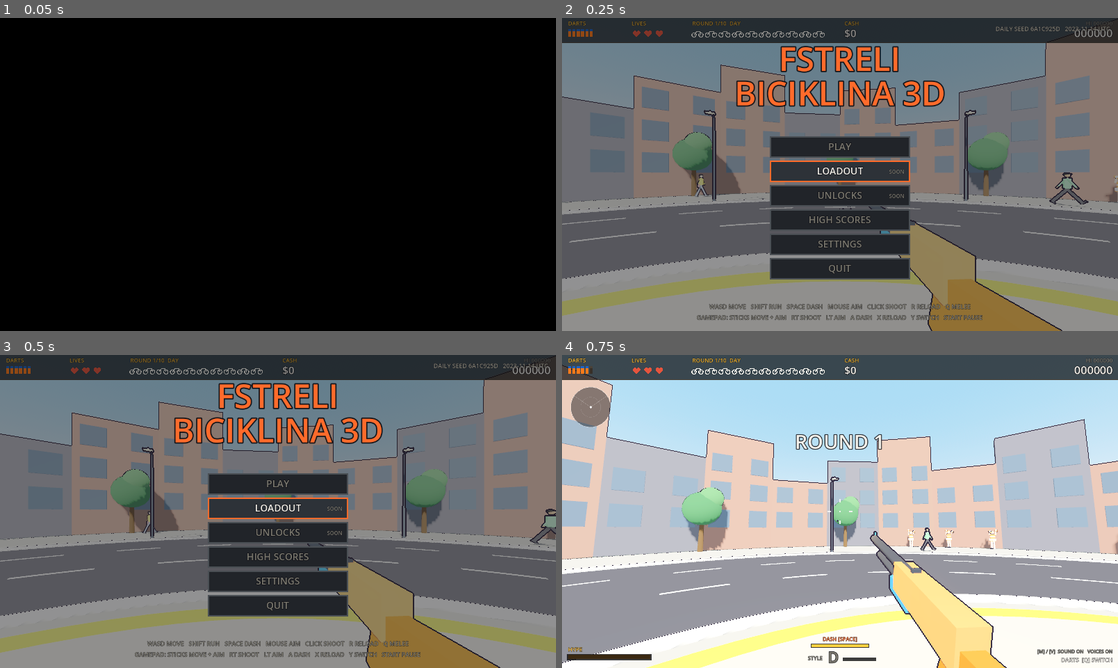
Above: before the commit, frames 1-4 (two rows, left to right).
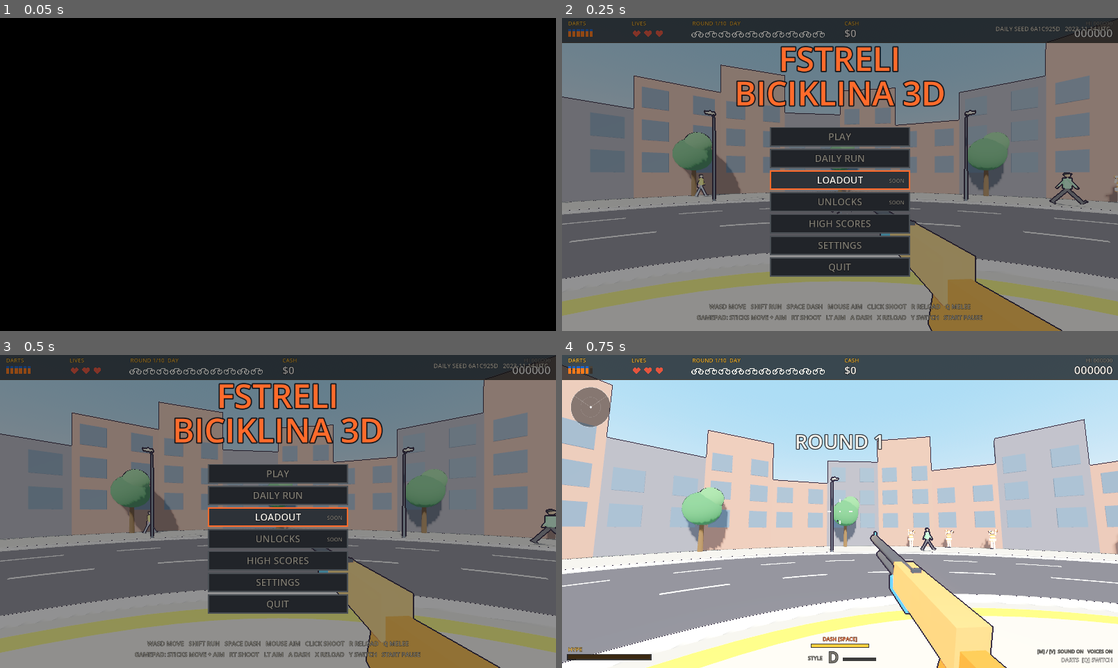
Above: after the commit, the same moments.

Repository: GVihi/FstreliBiciklina3D
Game: Godot game, scene res://main.tscn
The game is run twice, just before and just after one commit, with the same random seed, the same clock (stepped at 60 frames per second) and the same inputs.
Inputs (mouse positions are in pixels of both pictures, inside the frame that each line leads up to):
- Up to frame 1 (0.05 s): no input
- Up to frame 2 (0.25 s): no input
- Up to frame 3 (0.5 s): no input
- Up to frame 4 (0.75 s): tap Enter at 0.5 s; move the mouse to (962, 495) at 0.52 s; hold Right from 0.53 s (still down); tap R at 0.6 s; click (962, 495) at 0.67 s

Frame 1 is identical in both runs. In frame 2, 5.1% of the frame differs, in the area x 37-63%, y 34-84%; in frame 3, 5.1%; in frame 4, nothing differs.

Commit message:
Add Daily Run mode that uses the daily seed
A new DAILY RUN entry on the title menu starts a run whose layout comes
from the daily seed: rider types/kits/waves, shop and upgrade offers
(including rerolls), plus a per-day rotation of the first boss and the
starting lighting theme. Normal Play is untouched and stays fully random.
Combat randomness (aim spread, drops, effects) is deliberately unseeded.
Daily runs do not touch the normal Top 10 or high score; the daily
scoreboard is a separate roadmap item.

Co-Authored-By: Claude Sonnet 5.5 <noreply@anthropic.com>
Claude-Session: https://claude.ai/code/session_01LR1xdiBLmrBCBqtKDFaHud

Diff:
--- a/scripts/bosses.gd
+++ b/scripts/bosses.gd
@@ -59,7 +59,7 @@
 
 func spawn_boss() -> void:
 	var final = g.is_final_round()
-	var kind = g.BOSS_KINDS[(g.round_n + g.boss_count) % g.BOSS_KINDS.size()]
+	var kind = g.BOSS_KINDS[(g.round_n + g.boss_count + g.daily_shift(g.BOSS_KINDS.size())) % g.BOSS_KINDS.size()]
 	var variant = (g.round_n + g.boss_count) % 2
 	if final:
 		kind = "minister"       # the golden president is the final boss
--- a/scripts/daily.gd
+++ b/scripts/daily.gd
@@ -24,6 +24,19 @@
 static func today_seed() -> int:
 	return seed_for(date_string())
 
+# Seed for one named part of one round of a daily run, e.g. ("upgrade", run seed, round 3).
+# Every part gets its own seed, so what one part draws never changes what another part sees.
+static func stream_seed(run_seed: int, round_n: int, part: String) -> int:
+	return seed_for("%d:%d:%s" % [run_seed, round_n, part])
+
+# Fisher-Yates shuffle driven by the given generator (Array.shuffle() always uses the global one).
+static func shuffle_with(arr: Array, rng: RandomNumberGenerator) -> void:
+	for i in range(arr.size() - 1, 0, -1):
+		var j = rng.randi() % (i + 1)
+		var tmp = arr[i]
+		arr[i] = arr[j]
+		arr[j] = tmp
+
 # Short text for screens, e.g. "7F3A91C2".
 static func seed_text(s: int) -> String:
 	return "%08X" % s
--- a/scripts/hud.gd
+++ b/scripts/hud.gd
@@ -240,7 +240,7 @@
 		_txt(rows[i][0], lx, y, int(20 * k), GRAY)
 		_txt(rows[i][1], rx, y, int(24 * k), rows[i][2], 2)
 	var uy = y0 + rows.size() * step + 14.0 * k
-	if g.score > 0 and g.score >= g.hi:
+	if g.score > 0 and g.score >= g.hi and not g.daily_mode:
 		_txt("NEW HIGH SCORE", cx, uy, int(24 * k), GOLD, 1)
 		uy += 34.0 * k
 	if g.last_rank >= 0:
@@ -270,6 +270,7 @@
 # ---------------------------------------------------------------- title screen menu
 const TITLE_ITEMS = [
 	{"id": "play", "label": "PLAY"},
+	{"id": "daily", "label": "DAILY RUN"},
 	{"id": "loadout", "label": "LOADOUT", "soon": true},
 	{"id": "unlocks", "label": "UNLOCKS", "soon": true},
 	{"id": "scores", "label": "HIGH SCORES"},
@@ -284,8 +285,8 @@
 func title_rect(i: int) -> Rect2:
 	var k = size.y / 720.0
 	var w = 320.0 * k
-	var h = 46.0 * k
-	return Rect2((size.x - w) * 0.5, size.y * 0.38 + i * (h + 10.0 * k), w, h)
+	var h = 42.0 * k
+	return Rect2((size.x - w) * 0.5, size.y * 0.35 + i * (h + 8.0 * k), w, h)
 
 func title_at(pos: Vector2) -> int:
 	if g == null or g.state != "title" or g.title_page != "":
@@ -305,7 +306,7 @@
 		var on = hov == i or (hov < 0 and g.title_sel == i)
 		draw_rect(r, Color(0.176, 0.196, 0.22) if on else Color(0.13, 0.14, 0.16))
 		draw_rect(r, ACCENT if on else Color(0.29, 0.31, 0.33), false, 3.0 * k)
-		var base = r.position.y + 31.0 * k
+		var base = r.position.y + 29.0 * k
 		_txt(item["label"], r.position.x + r.size.x * 0.5, base, int(22 * k), TEXT if on else GRAY, 1)
 		if item.get("soon", false):
 			_txt("SOON", r.position.x + r.size.x - 12.0 * k, base - 2.0 * k, int(12 * k), GRAY, 2)
@@ -578,7 +579,7 @@
 		if g.shots_fired > 0:
 			acc = int(round(100.0 * g.shots_hit / g.shots_fired))
 		_txt("ACCURACY %d%%   BEST COMBO x%d" % [acc, g.best_combo], cx, size.y * 0.52, int(20 * k), TEXT, 1)
-		if g.score > 0 and g.score >= g.hi:
+		if g.score > 0 and g.score >= g.hi and not g.daily_mode:
 			_txt("NEW HIGH SCORE", cx, size.y * 0.58, int(24 * k), GOLD, 1)
 		if g.state_t > 0.8 and blink:
 			_txt("CLICK TO PICK AN UPGRADE", cx, size.y * 0.7, int(28 * k), TEXT, 1)
@@ -620,7 +621,10 @@
 		_heart((172.0 + i * 26.0) * k, 36.0 * k, 16.0 * k, RED if i < g.hearts else Color(0.23, 0.18, 0.17))
 
 	# round + progress
-	_txt("ROUND %d/%d  %s" % [g.round_n, g.MAX_ROUNDS, g.THEMES[g.theme_idx]["name"]], 300.0 * k, 17.0 * k, fs, GOLD)
+	var round_label = "ROUND %d/%d  %s" % [g.round_n, g.MAX_ROUNDS, g.THEMES[g.theme_idx]["name"]]
+	if g.daily_mode:
+		round_label += "  DAILY"
+	_txt(round_label, 300.0 * k, 17.0 * k, fs, GOLD)
 	for i in range(g.PER_ROUND):
 		var st = g.hits[i] if i < g.hits.size() else null
 		var col = TEXT
--- a/scripts/input.gd
+++ b/scripts/input.gd
@@ -237,6 +237,9 @@
 	if id == "play":
 		Input.mouse_mode = Input.MOUSE_MODE_CAPTURED
 		g.start_game()
+	elif id == "daily":
+		Input.mouse_mode = Input.MOUSE_MODE_CAPTURED
+		g.start_game(true)
 	elif id == "quit":
 		g.get_tree().quit()
 	else:
@@ -271,7 +274,7 @@
 		g.pause_page = "settings"
 		g.sfx.play("click")
 	elif id == "restart":
-		g.start_game()
+		g.start_game(g.daily_mode)
 	elif id == "title":
 		g.abandon_run()
 
--- a/scripts/main.gd
+++ b/scripts/main.gd
@@ -93,6 +93,9 @@
 var daily_date = ""          # UTC date the daily seed belongs to, "YYYY-MM-DD"
 var daily_seed = 0           # same for every player on that date (daily.gd); the daily run mode will use it
 var daily_label = ""         # title-screen text for the above
+var daily_mode = false       # true while a Daily Run is in progress; normal runs never touch the seeded generators
+var run_seed = 0             # the daily seed this run started with (daily_seed can roll over to a new day mid-run)
+var rider_rng = RandomNumberGenerator.new()   # daily mode: which riders spawn, reseeded at the start of every round
 var hearts = 3
 var combo = 0
 var best_combo = 0
@@ -451,6 +454,8 @@
 	settings.set_setting(id, v)
 
 func hi_check() -> void:
+	if daily_mode:                       # daily runs get their own scoreboard (not built yet), not the normal high score
+		return
 	if score > hi:
 		hi = score
 		settings.save_hi(hi)
@@ -487,6 +492,34 @@
 
 func pick_one(arr: Array):
 	return arr[randi() % arr.size()]
+
+# ---- run layout randomness. Normal runs use the global generator exactly as before; a Daily Run draws the
+# parts that shape the run (rider mix, shop and upgrade offers) from generators seeded by the daily seed, so
+# every player faces the same layout. Moment-to-moment randomness (effects, aim spread, drops) stays unseeded.
+func layout_f() -> float:
+	return rider_rng.randf() if daily_mode else randf()
+
+func layout_i(n: int) -> int:
+	return (rider_rng.randi() % n) if daily_mode else (randi() % n)
+
+func layout_shuffle(arr: Array) -> void:
+	if daily_mode:
+		DailyScript.shuffle_with(arr, rider_rng)
+	else:
+		arr.shuffle()
+
+# shuffles an offer list; in a Daily Run the order depends only on the seed, the round and `part`
+func offer_shuffle(arr: Array, part: String) -> void:
+	if daily_mode:
+		var rng = RandomNumberGenerator.new()
+		rng.seed = DailyScript.stream_seed(run_seed, round_n, part)
+		DailyScript.shuffle_with(arr, rng)
+	else:
+		arr.shuffle()
+
+# daily mode rotates which boss comes first and which lighting theme starts, so each day feels different
+func daily_shift(n: int) -> int:
+	return (run_seed % n) if daily_mode else 0
 
 # engine callback: the logic lives in input.gd
 func _input(event: InputEvent) -> void:
@@ -540,8 +573,12 @@
 	clear_pickups()
 	go_to_title()
 
-func start_game() -> void:
+func start_game(daily: bool = false) -> void:
 	reset_run()
+	daily_mode = daily
+	if daily:
+		refresh_daily_seed()
+		run_seed = daily_seed
 	round_n = 1
 	score = 0
 	hearts = MAXHEARTS
@@ -613,8 +650,10 @@
 	clear_bosses()
 	clear_phones()
 	clear_pickups()
-	theme_idx = (round_n - 1) % THEMES.size()
+	theme_idx = (round_n - 1 + daily_shift(THEMES.size())) % THEMES.size()
 	apply_theme(theme_idx)
+	if daily_mode:
+		rider_rng.seed = DailyScript.stream_seed(run_seed, round_n, "riders")
 	round_t = 0.0
 	hits.clear()
 	for i in range(PER_ROUND):
--- a/scripts/riders.gd
+++ b/scripts/riders.gd
@@ -12,15 +12,15 @@
 
 # ================================================================== riders
 func spawn_rider(lane_idx: int, dir: int) -> Dictionary:
-	var roll = randf()
+	var roll = g.layout_f()
 	var type = "pro"
 	if g.round_n >= 2 and roll < 0.2:
 		type = "sprinter"
 	elif g.round_n >= 2 and roll < 0.4:
 		type = "courier"
-	if g.round_n >= 2 and randf() < minf(0.36, 0.12 + g.round_n * 0.04):
+	if g.round_n >= 2 and g.layout_f() < minf(0.36, 0.12 + g.round_n * 0.04):
 		type = "tough"
-	var kit_i = randi() % 4
+	var kit_i = g.layout_i(4)
 	if type == "sprinter":
 		kit_i = 4
 	elif type == "courier":
@@ -44,7 +44,7 @@
 		"entered": false, "type": type, "idx": g.next_idx, "model": m, "parts": [], "kit": kit,
 		"limit": maxf(3.0, 6.1 - g.round_n * 0.35) + g.RIDER_TIME_BONUS,
 		"hp": hp, "max_hp": hp, "flash": 0.0, "snd": null, "gone": false,
-		"can_throw": randf() < clampf(0.55 + 0.06 * g.round_n, 0.6, 0.9), "throw_t": randf_range(0.5, 1.4), "wind_t": 0.0
+		"can_throw": g.layout_f() < clampf(0.55 + 0.06 * g.round_n, 0.6, 0.9), "throw_t": randf_range(0.5, 1.4), "wind_t": 0.0
 	}
 	g.next_idx += 1
 	g.riders.append(r)
@@ -55,14 +55,14 @@
 func spawn_wave() -> void:
 	var remaining = g.PER_ROUND - g.next_idx
 	var n = 1
-	if g.round_n >= 2 and remaining >= 2 and randf() < minf(0.55, 0.12 + g.round_n * 0.08):
+	if g.round_n >= 2 and remaining >= 2 and g.layout_f() < minf(0.55, 0.12 + g.round_n * 0.08):
 		n = 2
 	var order = [0, 1, 2]
-	order.shuffle()
-	var dir = 1 if randf() < 0.5 else -1
+	g.layout_shuffle(order)
+	var dir = 1 if g.layout_f() < 0.5 else -1
 	for k in range(n):
 		var d = dir
-		if k > 0 and randf() < 0.5:
+		if k > 0 and g.layout_f() < 0.5:
 			d = -dir
 		var r = spawn_rider(order[k], d)
 		if n == 2:
--- a/scripts/scores.gd
+++ b/scripts/scores.gd
@@ -45,6 +45,8 @@
 # Records the run that just ended. Sets g.last_rank to its place (0 = first), or -1 when it did not make the list.
 func submit_run() -> int:
 	g.last_rank = -1
+	if g.daily_mode:           # kept out of the normal Top 10; the daily scoreboard is a separate roadmap item
+		return -1
 	if g.score <= 0:
 		return -1
 	# an equal score ranks below the older one
--- a/scripts/shop.gd
+++ b/scripts/shop.gd
@@ -80,7 +80,7 @@
 	for u in g.UPGRADES:
 		if upgrade_ok(u["id"]):
 			pool.append(u)
-	pool.shuffle()
+	g.offer_shuffle(pool, "upgrade")
 	g.offers = pool.slice(0, 3)
 	g.state = "upgrade"
 	g.state_t = 0.0
@@ -195,7 +195,7 @@
 				c["tag"] = upgrade_stat(it["id"])
 			c["label"] = {"perk": "PERK", "pack": "NEXT ROUND", "tier": "UPGRADE", "heal": ""}[it["kind"]]
 			pool.append(c)
-	pool.shuffle()
+	g.offer_shuffle(pool, "shop%d" % g.shop_rerolls)
 	g.shop_items = []
 	# 1. something affordable: a heal if you are hurt, otherwise a pack or one of the plain upgrades
 	var cheap = null
@@ -229,7 +229,7 @@
 	for c in pool:
 		if g.shop_items.size() < 4 and not g.shop_items.has(c):
 			g.shop_items.append(c)
-	g.shop_items.shuffle()
+	g.offer_shuffle(g.shop_items, "shopfinal%d" % g.shop_rerolls)
 
 func reroll() -> void:
 	if g.state != "shop":
Not shown, changed: README.md
